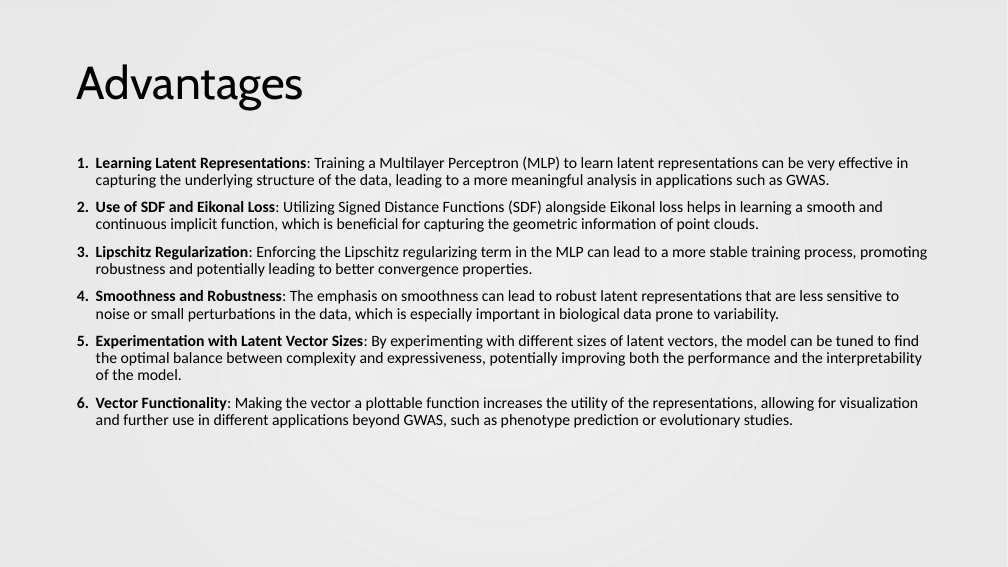
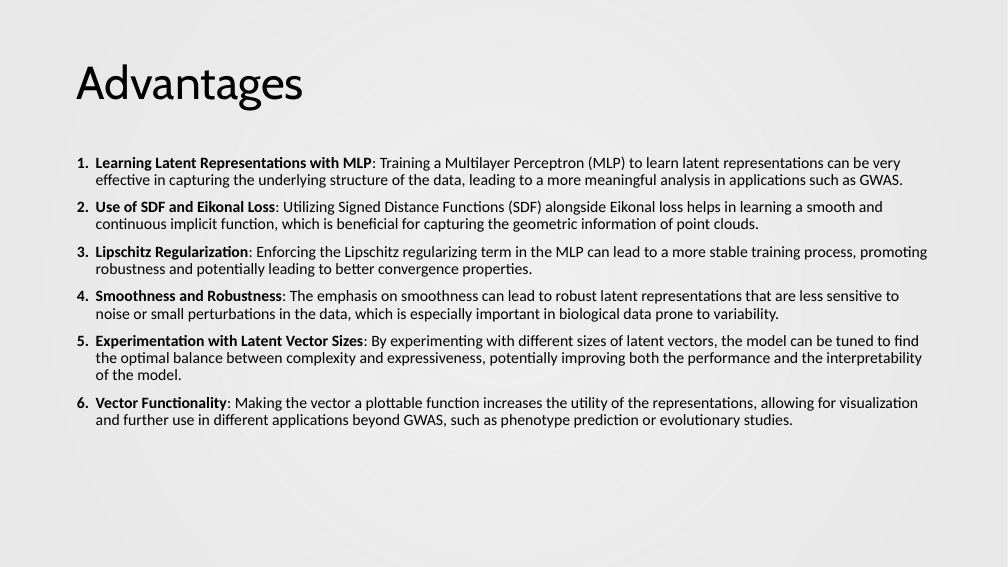
Before and after one commit to kelvis24/TrAC-worklogs, a slide deck: slide 8 of Week 10 March 3rd - March 9th/MY RESEARCH PRESENTATION.pptx. Drawn at 1008x567 pixels with LibreOffice and Linux fonts; fonts in the diff are those of the drawing; background and template pictures are left out. Boxes give left, top, right and bottom in pixels: in the first picture for what was removed or moved away, otherwise in the second. Text is boxed around its words. In the diff, an @@ line names an element or a change of style, - is before the commit and + after.

```diff
--- a/Week 10 March 3rd - March 9th/MY RESEARCH PRESENTATION.pptx
+++ b/Week 10 March 3rd - March 9th/MY RESEARCH PRESENTATION.pptx
@@ text at (96, 156, 903, 188): text changed @@
-1. Learning Latent Representations: Training a Multilayer Perceptron (MLP) to learn latent representations can be very effective in capturing the underlying structure of the data, leading to a more meaningful analysis in applications such as GWAS.
+1. Learning Latent Representations with MLP: Training a Multilayer Perceptron (MLP) to learn latent representations can be very effective in capturing the underlying structure of the data, leading to a more meaningful analysis in applications such as GWAS.
```
Also in this commit, not shown: 1 other slide changed, 11 other files.
